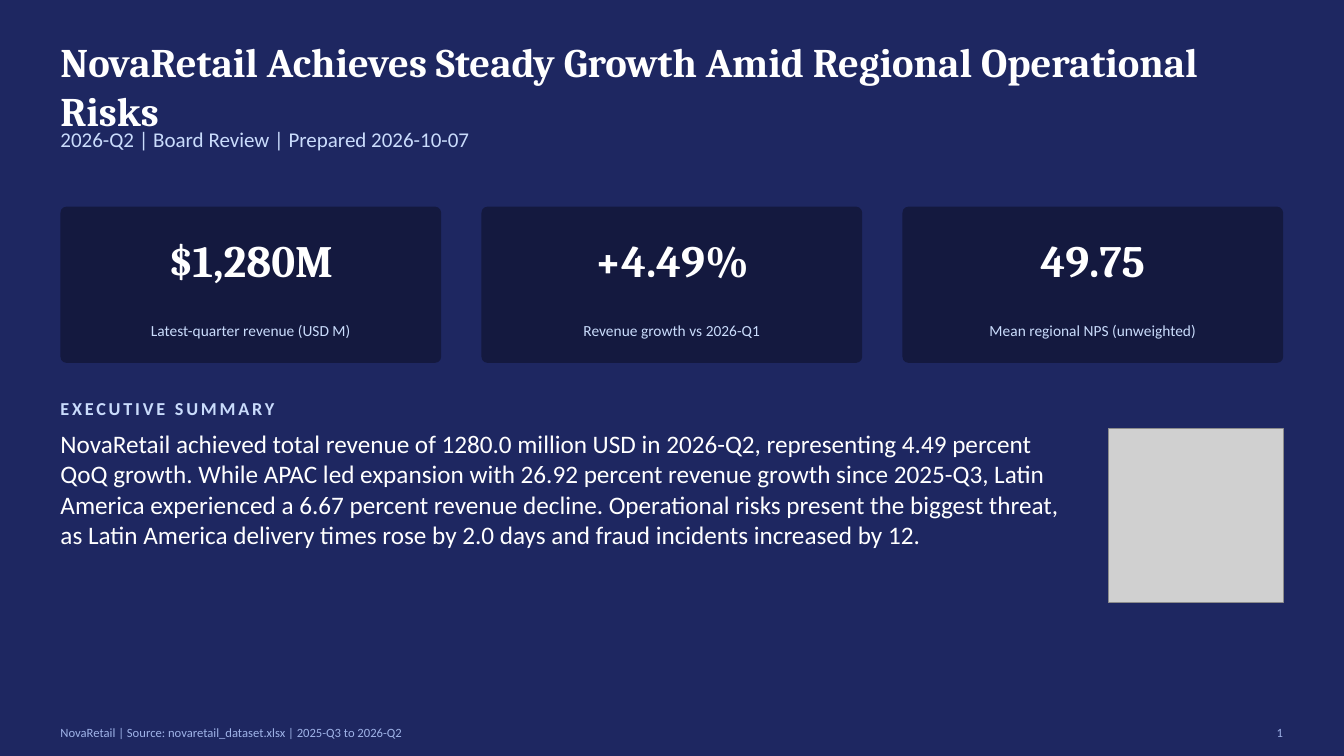
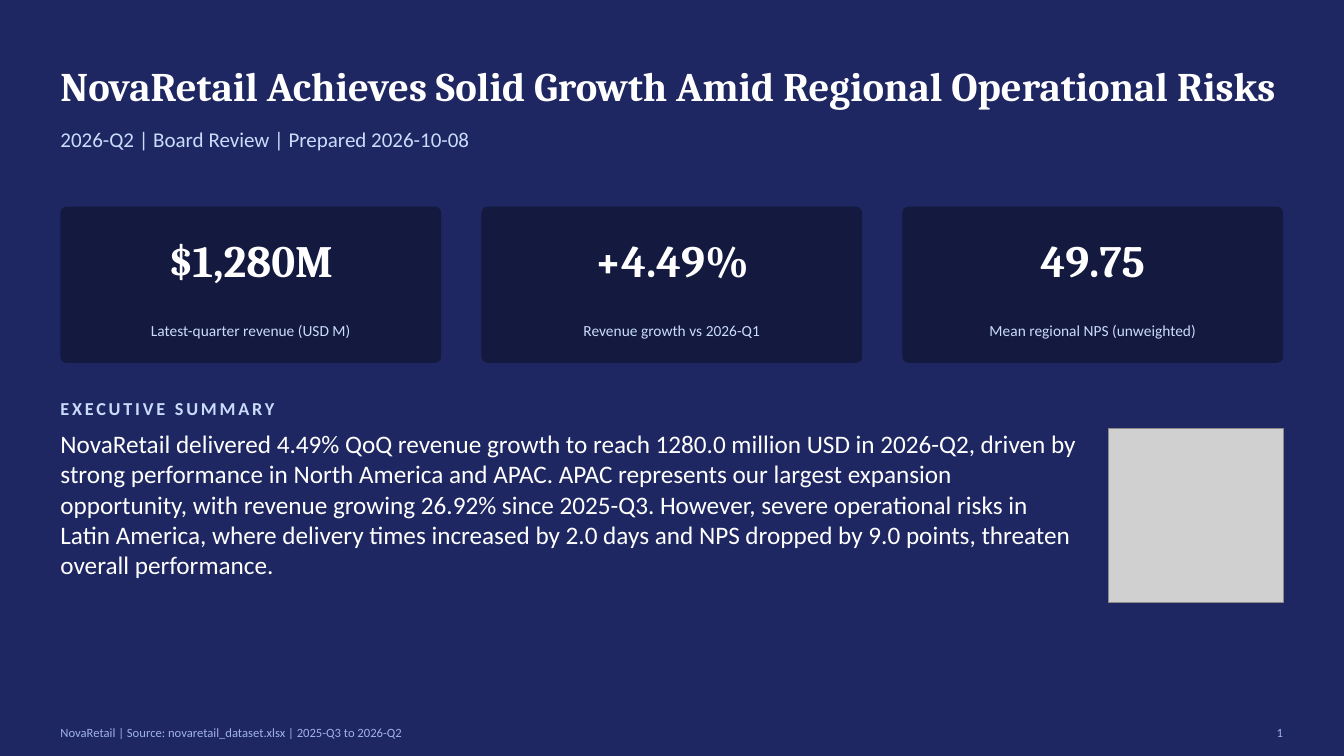
Before and after one commit to Chetan-Gupta1/GoogleADK_CapstoneProject, a slide deck: slide 1 of output/presentation.pptx. Drawn at 1344x756 pixels with LibreOffice and Linux fonts; fonts in the diff are those of the drawing; grey boxes stand for pictures. Boxes give left, top, right and bottom in pixels: in the first picture for what was removed or moved away, otherwise in the second. Text is boxed around its words. In the diff, an @@ line names an element or a change of style, - is before the commit and + after.

```diff
--- a/output/presentation.pptx
+++ b/output/presentation.pptx
@@ text at [60, 72, 1275, 110]: text changed @@
-NovaRetail Achieves Steady Growth Amid Regional Operational Risks
+NovaRetail Achieves Solid Growth Amid Regional Operational Risks
@@ text at [60, 132, 469, 151]: text changed @@
-2026-Q2 | Board Review | Prepared 2026-10-07
+2026-Q2 | Board Review | Prepared 2026-10-08
@@ text at [60, 435, 1075, 578]: text changed @@
-NovaRetail achieved total revenue of 1280.0 million USD in 2026-Q2, representing 4.49 percent QoQ growth. While APAC led expansion with 26.92 percent revenue growth since 2025-Q3, Latin America experienced a 6.67 percent revenue decline. Operational risks present the biggest threat, as Latin America delivery times rose by 2.0 days and fraud incidents increased by 12.
+NovaRetail delivered 4.49% QoQ revenue growth to reach 1280.0 million USD in 2026-Q2, driven by strong performance in North America and APAC. APAC represents our largest expansion opportunity, with revenue growing 26.92% since 2025-Q3. However, severe operational risks in Latin America, where delivery times increased by 2.0 days and NPS dropped by 9.0 points, threaten overall performance.
```
Also in this commit, not shown: 4 other slides changed, 1 other file.
